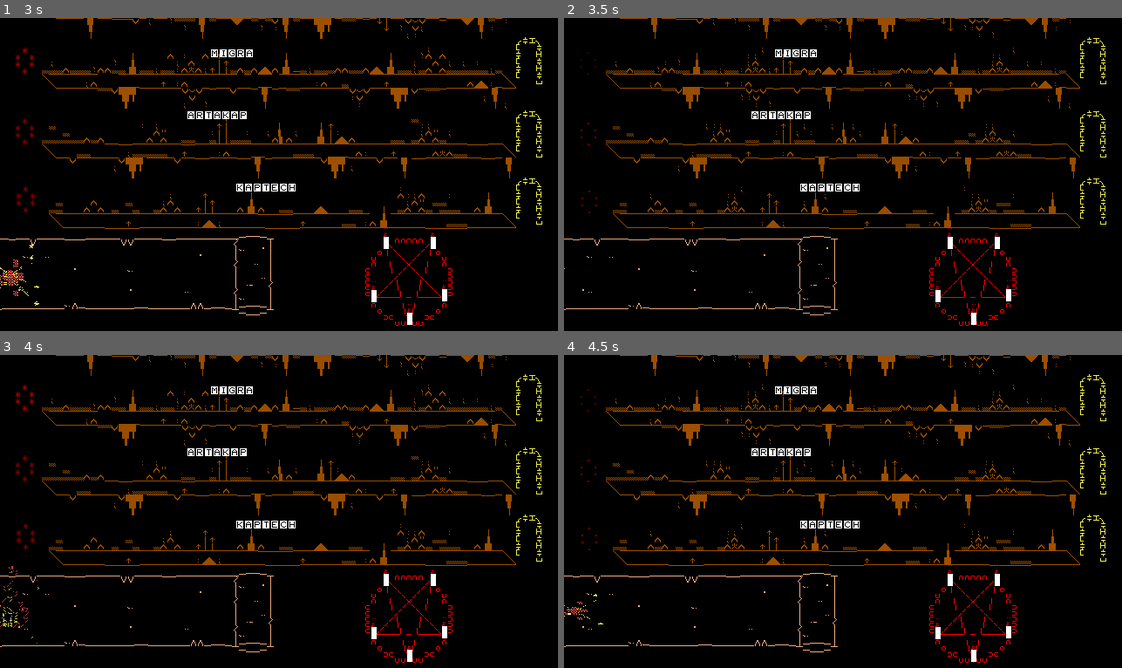
Above: before the commit, frames 1-4 (two rows, left to right).
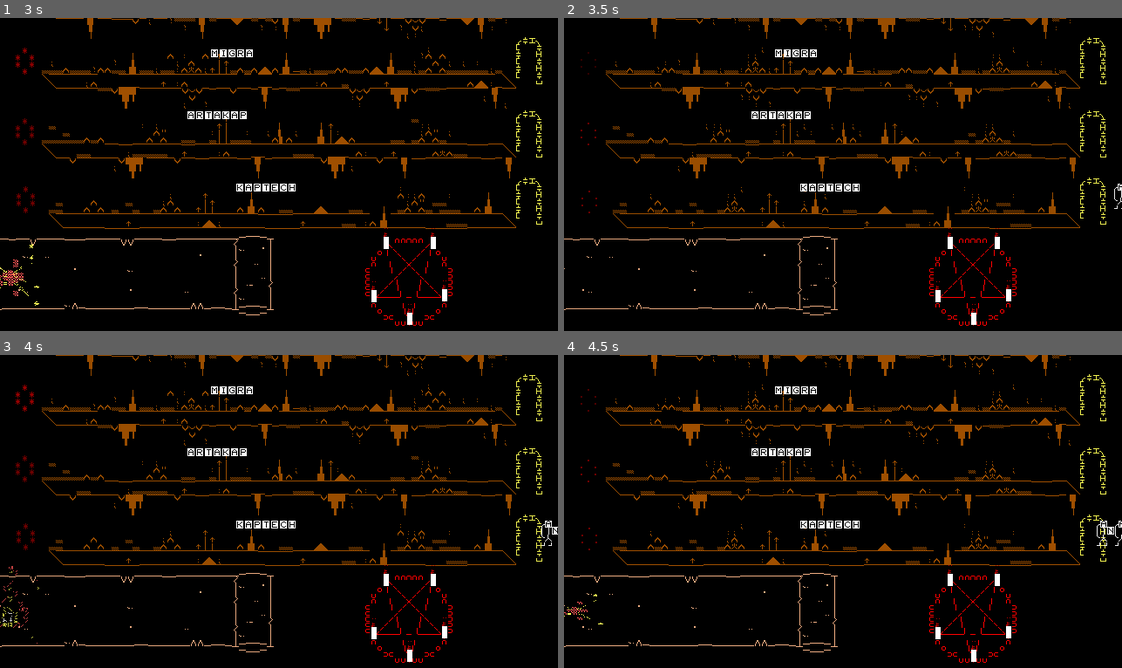
Above: after the commit, the same moments.

Repository: Caberu/AlphabelzebuthLeVrai
Game: Godot game, scene res://Scenes/main.tscn
Same seed, same stepped clock (60 frames per second), same inputs: the game is played once before the commit and once after it. This scene is started directly instead of the project's main scene.
Inputs (mouse positions are in pixels of both pictures, inside the frame that each line leads up to):
- Up to frame 1 (3 s): click (39, 52) at 0.52 s; click (39, 52) at 1.27 s; click (39, 52) at 2.02 s; tap Enter (CallName) at 2.75, 2.85 s
- Up to frame 2 (3.5 s): no input
- Up to frame 3 (4 s): tap Enter (CallName) at 3.6 s
- Up to frame 4 (4.5 s): tap Enter (CallName) at 4.35 s

Frame 1 is identical in both runs. In frame 2, less than 0.1% of the frame differs, in the area x 98-100%, y 52-62%; in frame 3, less than 0.1%; in frame 4, less than 0.1%, in the area x 95-100%, y 52-62%.

Commit message:
nouveau spawn

Diff:
--- a/Scenes/InquisitorSpawner.gd
+++ b/Scenes/InquisitorSpawner.gd
@@ -2,6 +2,7 @@
 
 @onready var inquisitor_scene : PackedScene = load("res://Scenes/inquisitor.tscn")
 
+var spawn_tick := 0.0
 
 enum AttackerType {
 	MELEE,
@@ -34,8 +35,13 @@
 		return AttackerType.MELEE
 
 func _process(delta):
-	if randf() < 0.05*delta:
-		spawn_inquisitor()
+	#if randf() < 0.05*delta:
+		#spawn_inquisitor()
+	if Time.get_ticks_msec() > spawn_tick:
+		spawn_tick = Time.get_ticks_msec()+1000
+		if randi_range(0, 100) < 10:
+			spawn_inquisitor()
+
 
 func spawn_inquisitor():
 	var val : int = randi_range(0, 7)
--- a/Scenes/ParcheminLore.gd
+++ b/Scenes/ParcheminLore.gd
@@ -1,6 +1,6 @@
 extends Node2D
 
-var idx := 1
+var idx := 1.0
 
 var ok := false
 
